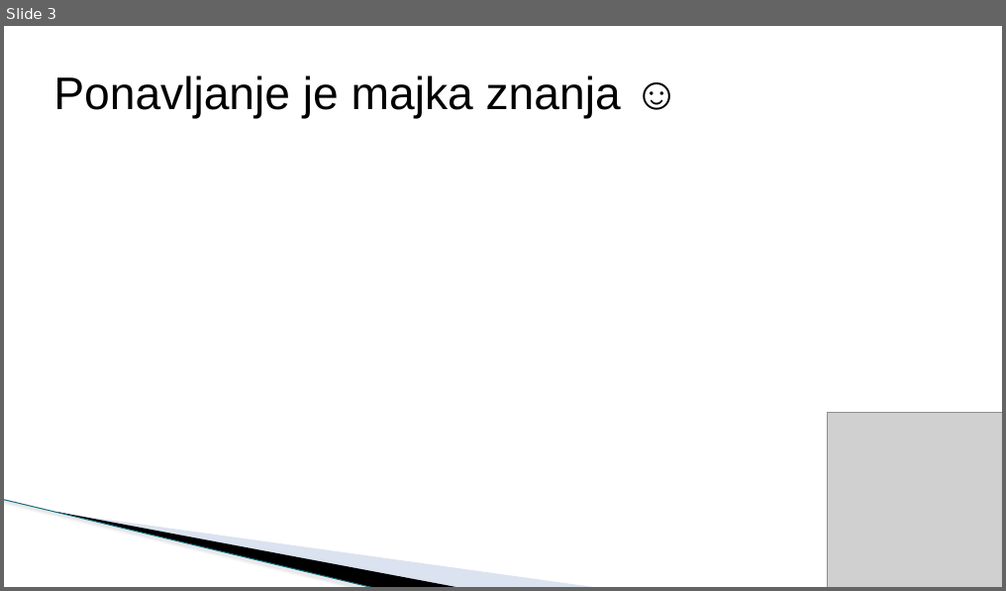
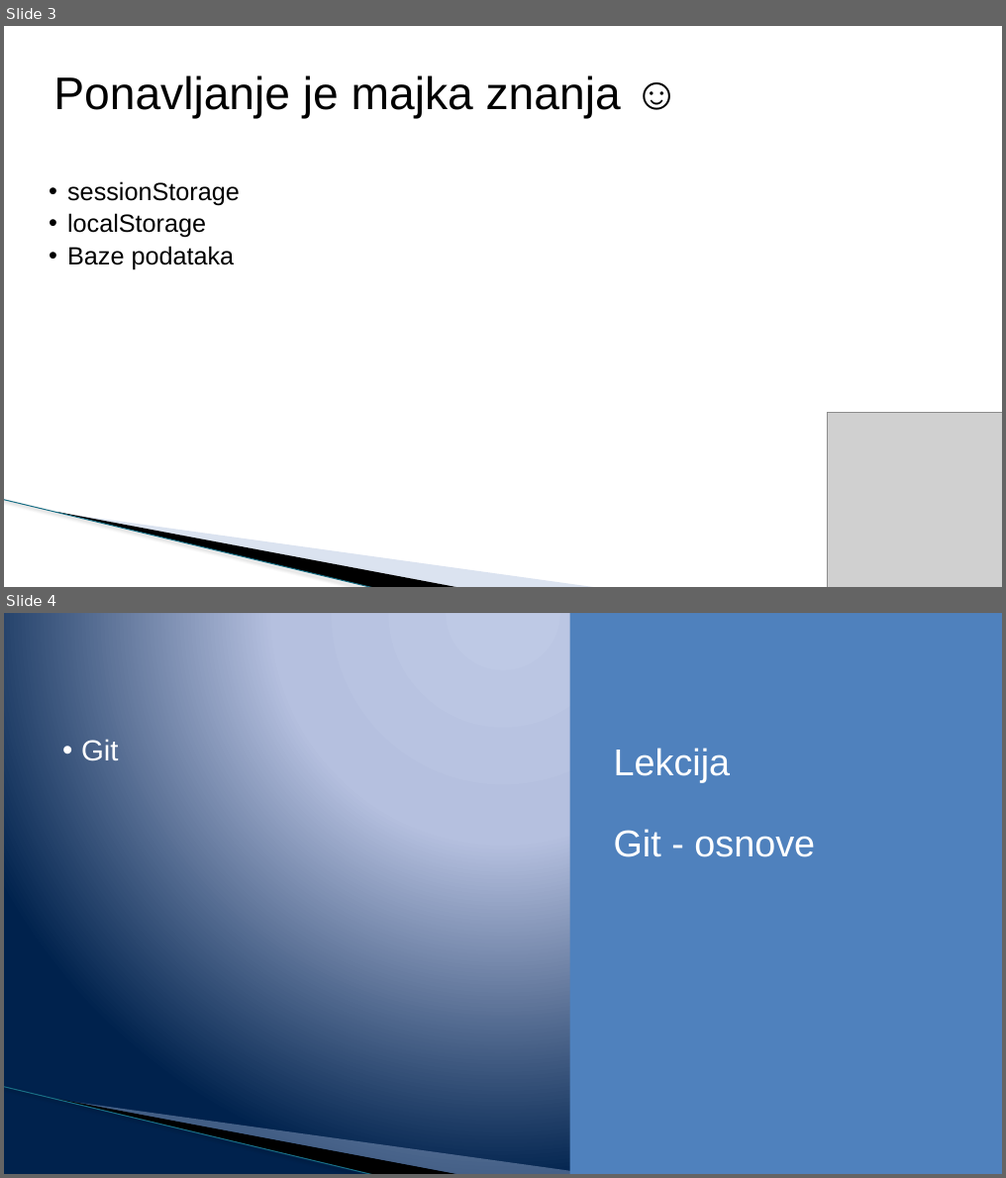
Before and after one commit to todalexcode/kurs-front-end, a slide deck: sesija-36/PPT/Front-End Developer-36.pptx. Shown one above the other, each under a label of ours: slide 3 before the commit, slides 3 and 4 after it. The pictures are 1006x591 and 1006x1178 pixels, drawn with LibreOffice and Linux fonts; fonts in the diff are those of the drawing; grey boxes stand for pictures; background and template pictures are left out. Boxes give left, top, right and bottom in pixels: in the first picture for what was removed or moved away, otherwise in the second. Text is boxed around its words. In the diff, an @@ line names an element or a change of style, - is before the commit and + after.

```diff
--- a/sesija-36/PPT/Front-End Developer-36.pptx
+++ b/sesija-36/PPT/Front-End Developer-36.pptx
@@ slide 4 added at (4, 613, 1002, 1174), background gradient #BFC9E5 to #B5C0E0 to #00234D; not listed: 3 template elements that a slide beside it also shows @@
@@ rectangle added at (570, 613, 1002, 1174), fill #4F81BD @@
@@ text added at (81, 739, 118, 761), 28 pt, text #FFFFFF @@
+• Git
@@ text added at (614, 748, 815, 858), 36 pt, text #FFFFFF @@
+Lekcija
+Git - osnove
@@ slide 3 changed as well @@
@@ text added at (67, 181, 240, 271), 24 pt, text #000000 @@
+  • sessionStorage
+  • localStorage
+  • Baze podataka
```
Also in this commit, not shown: 2 other slides changed, 10 other slides added, 1 slide removed, 1 other file.
